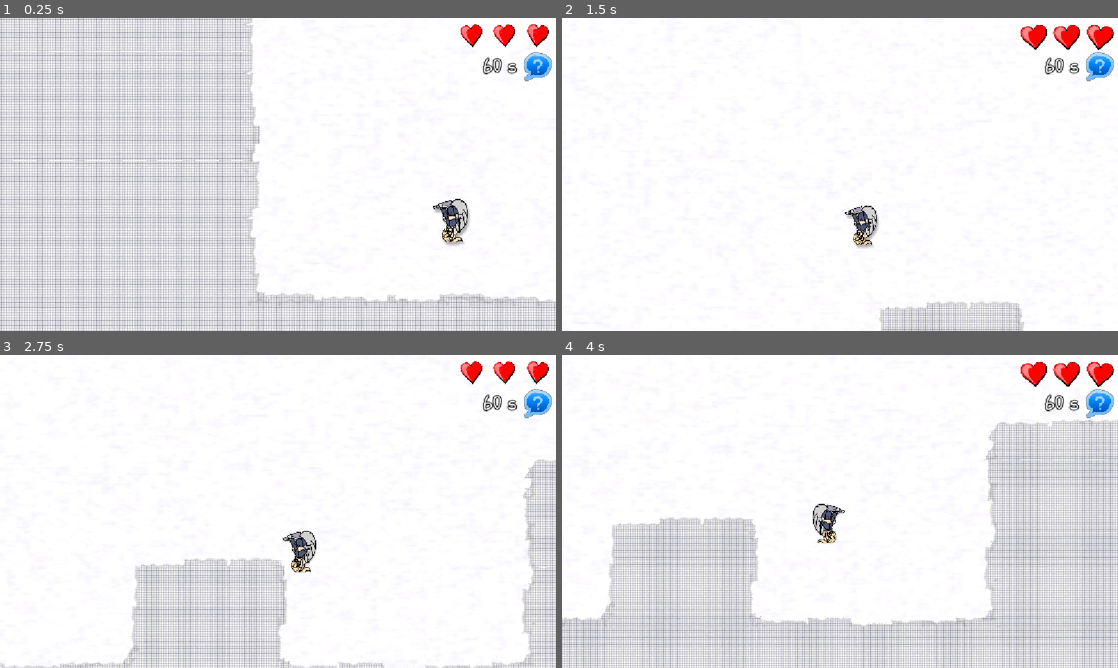
Above: before the commit, frames 1-4 (two rows, left to right).
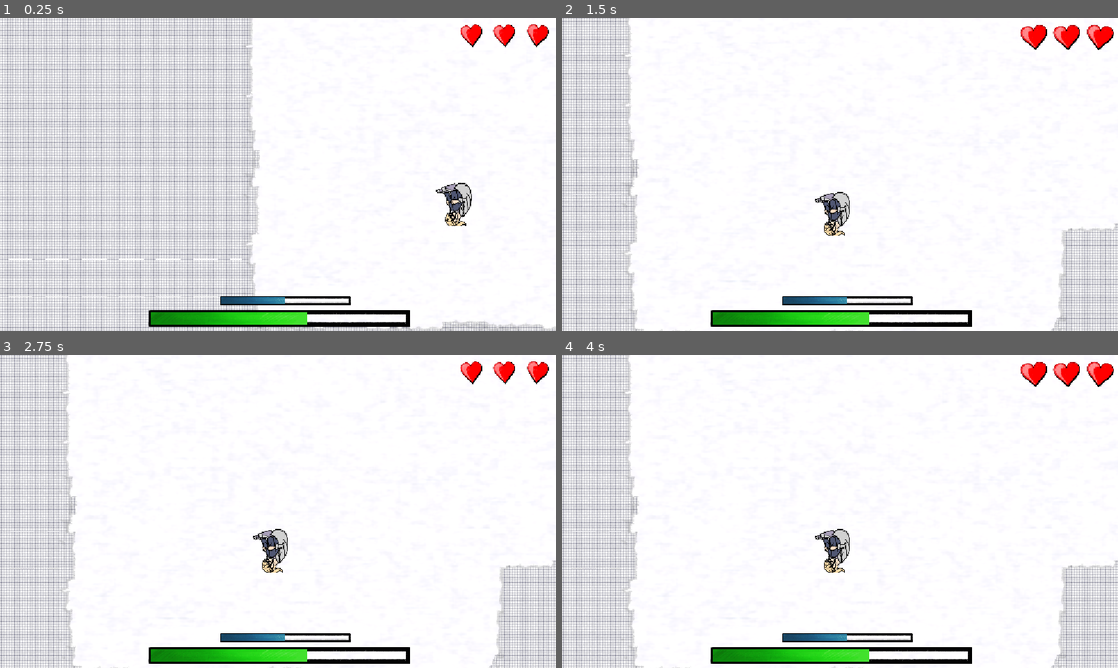
Above: after the commit, the same moments.

Repository: asger-finding/ddu-kemispillet
Game: Godot game, scene res://Scenes/Game.tscn
The game is run twice, just before and just after one commit, with the same random seed, the same clock (stepped at 60 frames per second) and the same inputs. This scene is started directly instead of the project's main scene.
Inputs (mouse positions are in pixels of both pictures, inside the frame that each line leads up to):
- Up to frame 1 (0.25 s): no input
- Up to frame 2 (1.5 s): tap Enter (ui_accept) at 0.5, 0.77 s; move the mouse to (962, 158) at 0.52 s; hold Right (Right) 0.53-1.25 s; click (962, 158) at 0.67 s; drag from (728, 190) to (812, 237) at 1.27 s
- Up to frame 3 (2.75 s): move the mouse to (333, 442) at 2.02 s; hold Right (Right) from 2.03 s (still down)
- Up to frame 4 (4 s): release Right (Right) at 2.75 s; drag from (812, 574) to (673, 464) at 2.77 s; move the mouse to (1006, 558) at 3.52 s; hold Left (Left) from 3.53 s (still down); tap Enter (ui_accept) at 3.77 s

The runs differ from the first frame. In frame 1, 31% of the frame differs, in the area x 0-100%, y 0-100%; in frame 2, 17%; in frame 3, 22%; in frame 4, 35%.

Commit message:
feat: implement syncronized game start logic feat: add progress bars to game overlay

Diff:
--- a/game/Scenes/HUD/GameHUD.tscn
+++ b/game/Scenes/HUD/GameHUD.tscn
@@ -1,14 +1,21 @@
-[gd_scene load_steps=5 format=3 uid="uid://dm7woq1hl8pfa"]
+[gd_scene load_steps=7 format=3 uid="uid://dm7woq1hl8pfa"]
 
 [ext_resource type="Script" uid="uid://dl0cglho8jpui" path="res://Scripts/Overlay.gd" id="1_cpofi"]
+[ext_resource type="Texture2D" uid="uid://diq4q4v5rn78a" path="res://Assets/Processbar/Processbar_outline.png" id="2_4aq1f"]
 [ext_resource type="FontFile" uid="uid://b6ixxpdy5in1g" path="res://Fonts/Schoolbell-Regular.ttf" id="2_u1ayl"]
-[ext_resource type="Texture2D" uid="uid://dtwpvi3jbnbfi" path="res://Assets/Overlay/Question.png" id="3_q27oy"]
+[ext_resource type="Texture2D" uid="uid://rhn6quuhx04f" path="res://Assets/Processbar/Processbar_filler.png" id="3_kw51o"]
+[ext_resource type="Texture2D" uid="uid://tmx86l552qcg" path="res://Assets/Processbar/Processbar_filler_level.png" id="3_owy8f"]
 
-[sub_resource type="LabelSettings" id="LabelSettings_i0vto"]
+[sub_resource type="LabelSettings" id="LabelSettings_q27oy"]
 font = ExtResource("2_u1ayl")
-font_size = 40
-outline_size = 8
-outline_color = Color(0, 0, 0, 1)
+font_size = 80
+font_color = Color(0, 1, 0.25, 1)
+outline_size = 5
+outline_color = Color(0.19039999, 0.56, 0.41215998, 1)
+shadow_color = Color(0, 0, 0, 1)
+shadow_offset = Vector2(5, 5)
+stacked_outline_count = 1
+stacked_outline_0/size = 15
 
 [node name="GameHUD" type="CanvasLayer"]
 
@@ -21,6 +28,28 @@
 offset_bottom = 49.0
 script = ExtResource("1_cpofi")
 
+[node name="LevelProgress" type="TextureProgressBar" parent="Game Overlay"]
+layout_mode = 0
+offset_left = -690.0
+offset_top = 589.0
+offset_right = 2145.0
+offset_bottom = 977.0
+scale = Vector2(0.2, 0.2)
+value = 60.0
+texture_under = ExtResource("2_4aq1f")
+texture_progress = ExtResource("3_owy8f")
+
+[node name="TimeUntilNextQuestion" type="TextureProgressBar" parent="Game Overlay"]
+layout_mode = 0
+offset_left = -536.0
+offset_top = 564.0
+offset_right = 2299.0
+offset_bottom = 952.0
+scale = Vector2(0.1, 0.1)
+value = 50.0
+texture_under = ExtResource("2_4aq1f")
+texture_progress = ExtResource("3_kw51o")
+
 [node name="HealthContainer" type="HBoxContainer" parent="Game Overlay"]
 layout_mode = 0
 offset_left = -6.0000134
@@ -30,23 +59,13 @@
 scale = Vector2(0.35, 0.35)
 alignment = 2
 
-[node name="CountdownContainer" type="HBoxContainer" parent="Game Overlay"]
+[node name="CountdownLabel" type="Label" parent="Game Overlay"]
+unique_name_in_owner = true
 layout_mode = 0
-offset_left = 16.0
-offset_top = 62.0
-offset_right = 182.0
-offset_bottom = 122.0
-
-[node name="CountdownLabel" type="Label" parent="Game Overlay/CountdownContainer"]
-layout_mode = 2
-text = "60 s"
-label_settings = SubResource("LabelSettings_i0vto")
-
-[node name="MarginContainer" type="MarginContainer" parent="Game Overlay/CountdownContainer"]
-layout_mode = 2
-theme_override_constants/margin_right = 5
-
-[node name="CountdownIcon" type="TextureRect" parent="Game Overlay/CountdownContainer"]
-layout_mode = 2
-texture = ExtResource("3_q27oy")
-expand_mode = 2
+offset_left = -755.0
+offset_top = 248.0
+offset_right = -65.0
+offset_bottom = 358.0
+text = "Spil begynder om x s..."
+label_settings = SubResource("LabelSettings_q27oy")
+horizontal_alignment = 1
--- a/game/Scenes/Menu/LoggedInMenu.tscn
+++ b/game/Scenes/Menu/LoggedInMenu.tscn
@@ -214,6 +214,7 @@
 text_overrun_behavior = 4
 
 [node name="PlayButton" type="TextureButton" parent="."]
+unique_name_in_owner = true
 layout_mode = 0
 offset_left = 848.0
 offset_top = 195.6171
@@ -222,6 +223,7 @@
 scale = Vector2(0.1, 0.1)
 texture_normal = ExtResource("8_fmevp")
 texture_pressed = ExtResource("9_36tbd")
+texture_disabled = ExtResource("9_36tbd")
 
 [node name="StatisticsButton" type="TextureButton" parent="."]
 layout_mode = 0
--- a/game/Scripts/CameraFollowPlayer.gd
+++ b/game/Scripts/CameraFollowPlayer.gd
@@ -1,8 +1,7 @@
 extends Camera2D
-
 # --- State ---
 var effective_velocity := 0.0
-
+var is_game_active := false
 # --- Constants ---
 const FOLLOW_X_INTERPOLATION_SPEED = 8.5 # lerp weight
 const FOLLOW_Y_INTERPOLATION_SPEED = 12.0 # lerp weight
@@ -11,10 +10,17 @@
 const CAMERA_ZOOM_FURTHEST = 0.1 # coeff of furthest we can zoom out
 const CAMERA_ZOOM_PLAYER_SPEED_COEFF = 0.0001 # how fast should we zoom out according to player speed
 
+func _ready() -> void:
+	# Initialize with closest zoom
+	zoom = Vector2.ONE * CAMERA_ZOOM_CLOSEST
+
 func _process(delta: float) -> void:
 	if (not GameManager.player_exists or not GameManager.player.is_alive()):
 		# Player is not spawned or dead. Intentionally do nothing.
 		return
+
+	# Check if game is actually playing
+	var player_is_active = GameManager.player.is_processing()
 
 	# Decay smoothing
 	var x_decay = exp(-FOLLOW_X_INTERPOLATION_SPEED * delta)
@@ -26,15 +32,21 @@
 		CAMERA_Y_FLOOR
 	)
 
-	# Smooth velocity tracking
-	var target_velocity: float = GameManager.player.velocity.length()
-	var smoothing := 5.0
-	var velocity_weight = clamp(smoothing * delta, 0.0, 1.0)
-	effective_velocity = lerp(effective_velocity, target_velocity, velocity_weight)
+	# Only update zoom if player is active
+	if player_is_active:
+		# Smooth velocity tracking
+		var target_velocity: float = GameManager.player.velocity.length()
+		var smoothing := 5.0
+		var velocity_weight = clamp(smoothing * delta, 0.0, 1.0)
+		effective_velocity = lerp(effective_velocity, target_velocity, velocity_weight)
 
-	# Stabilize zoom factor
-	var speed_over: float = max(effective_velocity - 500.0, 0.0)
-	var zoom_factor: float = clamp(-exp(speed_over * CAMERA_ZOOM_PLAYER_SPEED_COEFF) + 2.0, 0.0, 1.0)
+		# Stabilize zoom factor
+		var speed_over: float = max(effective_velocity - 500.0, 0.0)
+		var zoom_factor: float = clamp(-exp(speed_over * CAMERA_ZOOM_PLAYER_SPEED_COEFF) + 2.0, 0.0, 1.0)
 
-	var target_zoom: float = lerp(CAMERA_ZOOM_FURTHEST, CAMERA_ZOOM_CLOSEST, zoom_factor)
-	zoom = Vector2.ONE * target_zoom
+		var target_zoom: float = lerp(CAMERA_ZOOM_FURTHEST, CAMERA_ZOOM_CLOSEST, zoom_factor)
+		zoom = Vector2.ONE * target_zoom
+	else:
+		# When game is paused/countdown, maintain current zoom or reset to closest
+		zoom = Vector2.ONE * CAMERA_ZOOM_CLOSEST
+		effective_velocity = 0.0
--- a/game/Scripts/Globals/Constants.gd
+++ b/game/Scripts/Globals/Constants.gd
@@ -6,6 +6,7 @@
 # World
 const GRAVITY := 6500.0
 const SPAWN_POSITION := Vector2(7953.0, -961.0)
+const COUNTDOWN_TIME := 5.0 # s
 
 # Connection states
 const OFFLINE = "offline"
--- a/game/Scripts/Globals/GameManager.gd
+++ b/game/Scripts/Globals/GameManager.gd
@@ -7,6 +7,10 @@
 var player_exists := false
 var player_skin: String
 var in_game := false
+var game_playing := false
+
+var countdown_timer: Timer = null
+var game_start_time: float = 0.0
 
 # {
 #    "player_id": String,
@@ -25,6 +29,12 @@
 	MpClient._handshake.connect(_on_handshaked)
 	MpClient._player_list_changed.connect(_player_list_changed)
 	MpClient._player_changed.connect(_on_player_changed)
+	MpClient._game_starting.connect(_on_game_starting)
+
+	countdown_timer = Timer.new()
+	countdown_timer.one_shot = true
+	countdown_timer.timeout.connect(_on_game_started)
+	add_child(countdown_timer)
 
 func spawn_player(parent: Node, position: Vector2):
 	player = PLAYER_SCENE.instantiate()
@@ -33,21 +43,42 @@
 	parent.add_child(player)
 	player.position = position
 
-func spawn_other_player(player_id: String, parent: Node2D, position: Vector2) -> void:
+	player.set_process(game_playing)
+
+func spawn_other_player_sprite(player_id: String, parent: Node2D, position: Vector2) -> void:
 	var other_player = other_players[player_id]
 	if other_player != null and not other_player.is_inside_tree():
 		parent.add_child(other_player)
 		other_player.global_position = position
 
-func join_game(skin: String):
-	player_skin = skin
+	other_player.set_process(game_playing)
+
+func join_game():
+	if in_game:
+		return
+
+	in_game = true
 	SceneManager.load_scene("Game")
 	MpClient.join_game()
 
-	in_game = true
+	# If we are server, broadcast game start
+	# FIXME: better way to check
+	if MpServer.active:
+		MpServer.broadcast(MpMessage.create_message(MpMessage.TypeId.GAME_STARTING, {
+			"start_time": Time.get_ticks_msec() + Constants.COUNTDOWN_TIME * 1000
+		}))
 
 func emit_player_state(state):
 	MpClient.send_to_server(MpMessage.create_message(MpMessage.TypeId.STATE_UPDATED_MESSAGE, state))
+
+func get_countdown_remaining() -> float:
+	if countdown_timer and countdown_timer.time_left > 0:
+		return countdown_timer.time_left
+	return 0.0
+
+# Check if countdown is active
+func is_countdown_active() -> bool:
+	return countdown_timer != null and not countdown_timer.is_stopped()
 
 func _on_handshaked(success: bool, incoming_player_details: Dictionary) -> void:
 	player_details = incoming_player_details
@@ -80,7 +111,7 @@
 			other_player.set_player_skin(entry.player_skin)
 			other_players[player_id] = other_player
 			if in_game:
-				spawn_other_player(player_id, SceneManager.scene_instance, Constants.SPAWN_POSITION)
+				spawn_other_player_sprite(player_id, SceneManager.scene_instance, Constants.SPAWN_POSITION)
 
 func _on_player_changed(state: Dictionary) -> void:
 	var player_id = state.player_id
@@ -89,3 +120,27 @@
 
 	var other_player = other_players[player_id]
 	other_player.update_state(state)
+
+func _on_game_starting(start_time: float) -> void:
+	if not in_game:
+		SceneManager.load_scene("Game")
+		in_game = true
+
+	game_start_time = start_time
+
+	var countdown_ms = start_time - Time.get_ticks_msec()
+	if countdown_ms > 0:
+		countdown_timer.wait_time = countdown_ms / 1000.0
+		countdown_timer.start()
+	else:
+		_on_game_started()
+
+func _on_game_started() -> void:
+	print("Game started!")
+	game_playing = true
+
+	if player:
+		player.set_process(game_playing)
+	for player_id in other_players:
+		var other_player = other_players[player_id]
+		other_player.set_process(game_playing)
--- a/game/Scripts/Interface/GameSelectionMenu.gd
+++ b/game/Scripts/Interface/GameSelectionMenu.gd
@@ -1,5 +1,6 @@
 extends Control
 
+@onready var _play_button: TextureButton = %PlayButton
 @onready var _object_container: HBoxContainer = %ObjectContainer
 @onready var _scroll_container: ScrollContainer = %ScrollContainer
 @onready var _username_label: Label = %UsernameLabel
@@ -12,6 +13,8 @@
 	_set_selection()
 	if not GameManager.player_details.is_empty():
 		_username_label.text = GameManager.player_details.username
+
+	if not MpServer.active: _play_button.disabled = true
 
 func _set_selection():
 	await get_tree().create_timer(0.01).timeout
@@ -46,6 +49,7 @@
 
 func _select_deselect_highlight():
 	var selectedNode = get_selected_value()
+	GameManager.player_skin = selectedNode.name
 
 	for child in _object_container.get_children():
 		if child is not TextureRect: continue
@@ -63,8 +67,7 @@
 			return child
 
 func _on_play_button_button_up() -> void:
-	var player_skin = get_selected_value().name;
-	GameManager.join_game(player_skin)
+	GameManager.join_game()
 
 func _on_log_out_button_button_up() -> void:
 	MpClient.send_to_server(MpMessage.create_message(MpMessage.TypeId.LEAVE_MESSAGE, {}))
--- a/game/Scripts/Multiplayer/MpClient.gd
+++ b/game/Scripts/Multiplayer/MpClient.gd
@@ -9,6 +9,7 @@
 signal _handshake
 signal _player_list_changed
 signal _player_changed
+signal _game_starting
 
 func connect_to_host() -> Error:
 	if not socket_address: return Error.FAILED
@@ -33,7 +34,7 @@
 			return
 
 		WebSocketPeer.STATE_CLOSING, WebSocketPeer.STATE_CLOSED:
-			if MpServer._tcp_server.get_local_port() != 0: MpServer._tcp_server.stop()
+			if MpServer.active: MpServer.shutdown()
 			Backend.server_address = ""
 
 			state = Constants.OFFLINE
@@ -75,6 +76,10 @@
 				payload.health = int(payload.health)
 			_player_changed.emit(payload)
 
+		MpMessage.TypeId.GAME_STARTING:
+			var start_time: float = payload.start_time
+			_game_starting.emit(start_time)
+
 		_:
 			return
 
--- a/game/Scripts/Multiplayer/MpMessage.gd
+++ b/game/Scripts/Multiplayer/MpMessage.gd
@@ -38,6 +38,11 @@
 	#  }
 	PLAYER_CHANGED_MESSAGE = 51,
 
+	# payload: {
+	#    start_time: float # to syncronize player starts
+	# }
+	GAME_STARTING = 52,
+
 	# --- SERVER RESPONSE TO PEER ---
 	# payload: {
 	#    result: bool
--- a/game/Scripts/Multiplayer/MpServer.gd
+++ b/game/Scripts/Multiplayer/MpServer.gd
@@ -3,6 +3,7 @@
 const SERVER_PORT := 9090
 
 var _tcp_server := TCPServer.new()
+var active := false
 var _peers: Dictionary[int, Dictionary] = {}
 var _last_peer_id := 0
 
@@ -16,9 +17,11 @@
 	var err := _tcp_server.listen(SERVER_PORT, "*")
 	if err == OK:
 		print("MpServer: WebSocket server listening on port %d" % SERVER_PORT)
+		active = true
 		set_process(true)
 	else:
 		push_error("MpServer: Failed to start server on port %d (error %d)" % [SERVER_PORT, err])
+		active = false
 		set_process(false)
 
 func _process(_delta: float) -> void:
@@ -191,6 +194,7 @@
 	for peer_id in _peers.keys():
 		disconnect_peer(peer_id, 1001, "Server shutting down")
 	_tcp_server.stop()
+	active = false
 
 func get_player_state(peer_id: int) -> Dictionary:
 	var player_id = _peers[peer_id].player_details.player_id
--- a/game/Scripts/Overlay.gd
+++ b/game/Scripts/Overlay.gd
@@ -1,14 +1,18 @@
 extends Control
 
 @onready var hearts_container = $HealthContainer
-@onready var filling_label = $FillingContainer/FillingLabel
-@onready var scrap_label = $ScrapContainer/ScrapLabel
+@onready var _countdown_label: Label = %CountdownLabel
 
 var last_health = -1
-var last_filling = -1
-var last_scrap = -1
 
 func _process(_delta):
+	var countdown_time = GameManager.get_countdown_remaining()
+	if countdown_time > 0.0:
+		_countdown_label.text = "Spil begynder om %s s ..." % floori(countdown_time)
+		_countdown_label.show()
+	else:
+		_countdown_label.hide()
+
 	if (not GameManager.player_exists): return
 
 	var current = GameManager.player.get_health()
@@ -52,5 +56,3 @@
 
 func update_countdown():
 	pass
-	# filling_label.text = str(Global.Inventory.filling)
-	# scrap_label.text   = str(Global.Inventory.scrap)
--- a/game/Scripts/World.gd
+++ b/game/Scripts/World.gd
@@ -5,4 +5,4 @@
 
 	# Spawn enqueued players
 	for player_id in GameManager.other_players:
-		GameManager.spawn_other_player(player_id, self, Constants.SPAWN_POSITION)
+		GameManager.spawn_other_player_sprite(player_id, self, Constants.SPAWN_POSITION)
Binary file changed: game/Assets/Processbar/Processbar_filler.png
Binary file added: game/Assets/Processbar/Processbar_filler_level.png
Not shown, added: game/Assets/Processbar/Processbar_filler_level.png.import
Binary file changed: game/Assets/Processbar/Processbar_outline.png
